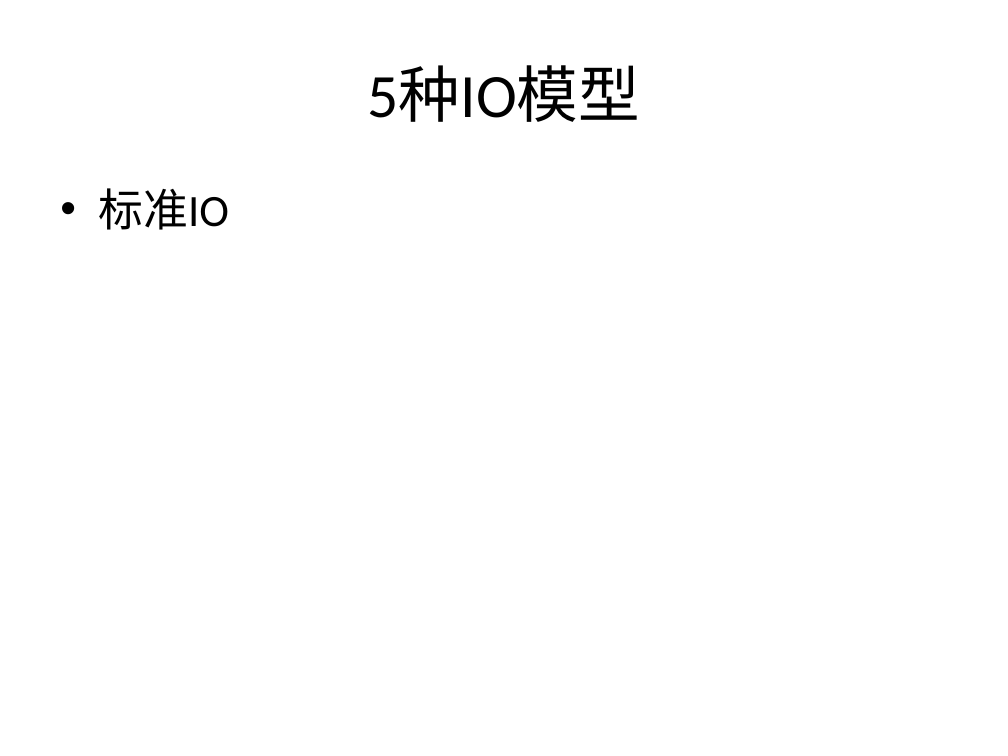
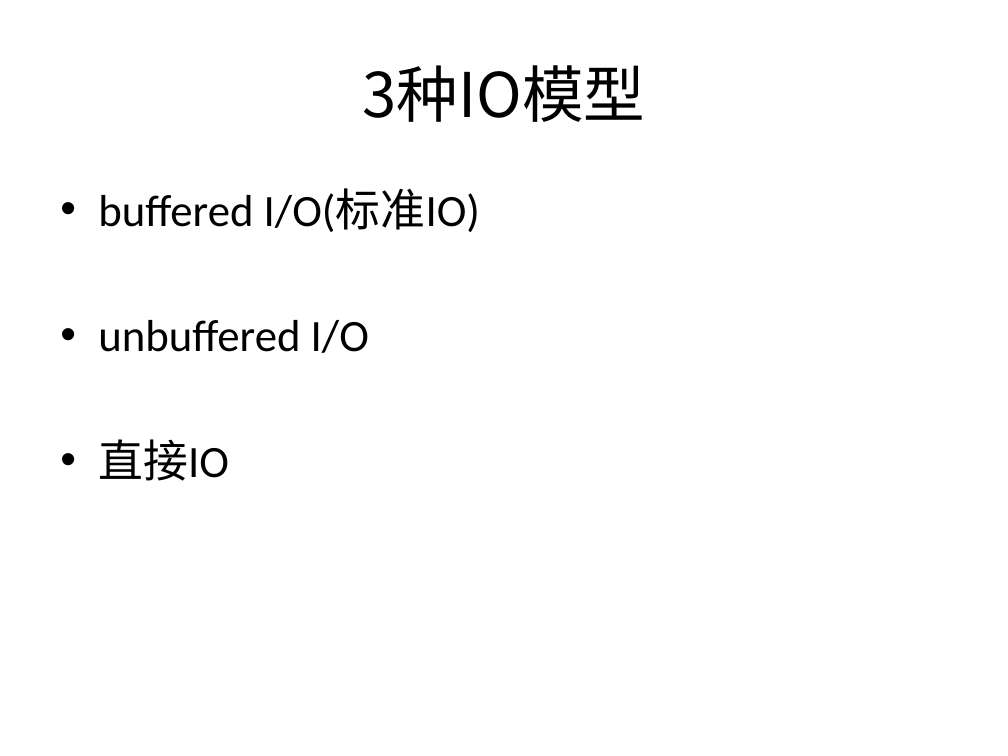
Before and after one commit to liuendy/practice, a slide deck: slide 2 of IO.pptx. Drawn at 1008x756 pixels with LibreOffice and Linux fonts; fonts in the diff are those of the drawing. Boxes give left, top, right and bottom in pixels: in the first picture for what was removed or moved away, otherwise in the second. Text is boxed around its words. In the diff, an @@ line names an element or a change of style, - is before the commit and + after.

```diff
--- a/IO.pptx
+++ b/IO.pptx
@@ title at (x1=362, y1=65, x2=645, y2=122): text changed; font Calibri to Noto Sans CJK SC @@
-5种IO模型
+3种IO模型
@@ text at (x1=98, y1=189, x2=480, y2=481): text changed @@
-• 标准IO
+• buffered I/O(标准IO)
+• unbuffered I/O
+• 直接IO
```
Also in this commit, not shown: 5 other slides changed, 3 slides added, 1 other file.
